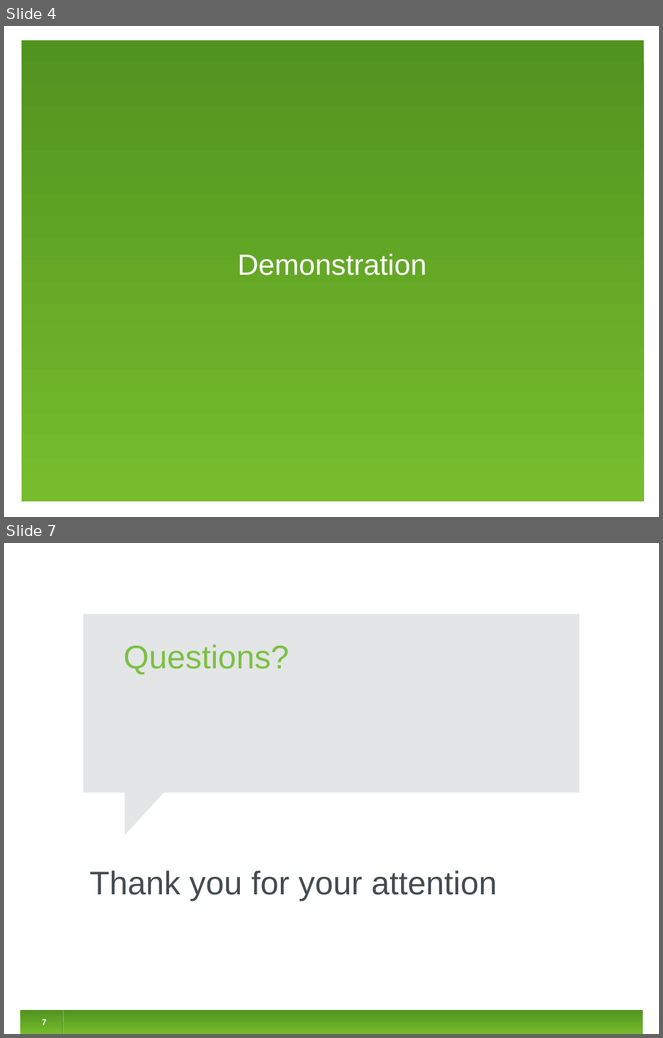
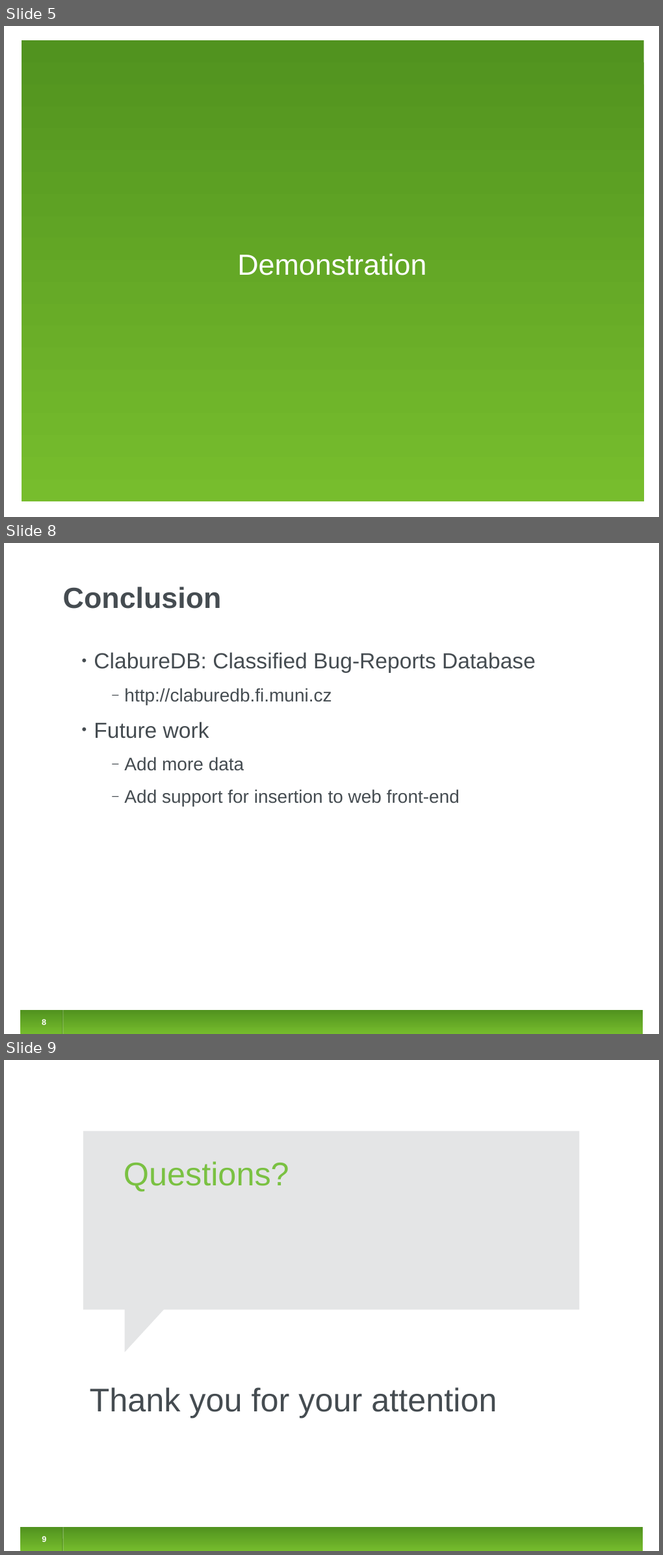
Before and after one commit to jirislaby/writings, a slide deck: presentations/clabure_rome/clabure.odp. Shown one above the other, each under a label of ours: slides 4 and 7 before the commit, slides 5, 8 and 9 after it; the slides between them are not shown. The pictures are 663x1038 and 663x1555 pixels, drawn with LibreOffice and Linux fonts; fonts in the diff are those of the drawing. Boxes give left, top, right and bottom in pixels: in the first picture for what was removed or moved away, otherwise in the second. Text is boxed around its words. In the diff, an @@ line names an element or a change of style, - is before the commit and + after.

Commit message:
clabure: update a bit

```diff
--- a/presentations/clabure_rome/clabure.odp
+++ b/presentations/clabure_rome/clabure.odp
@@ slide 8 added at [4, 543, 659, 1034], background #FFFFFF; not listed: 1 template element that a slide beside it also shows @@
@@ title added at [63, 587, 222, 609], 32 pt, text #454C51, bold @@
+Conclusion
@@ text added at [94, 652, 536, 806], 20 pt, text #454C51 @@
+• ClabureDB: Classified Bug-Reports Database
+  ‒ http://claburedb.fi.muni.cz
+• Future work
+  ‒ Add more data
+  ‒ Add support for insertion to web front-end
@@ page number added at [42, 1019, 46, 1027], 9 pt, text #FFFFFF, bold @@
+8
@@ line added from (62, 1011) to (62, 1034), #3F7418 0.74 pt @@
@@ line added from (63, 1011) to (63, 1034), #FFFFFF 0.74 pt @@
@@ what was slide 4 is now slide 5 @@
@@ what was slide 7 is now slide 9 @@
@@ page number at [42, 1536, 46, 1542]: text changed @@
-7
+9
```
Also in this commit, not shown: 2 slides changed, 3 other slides added, 2 slides removed.
